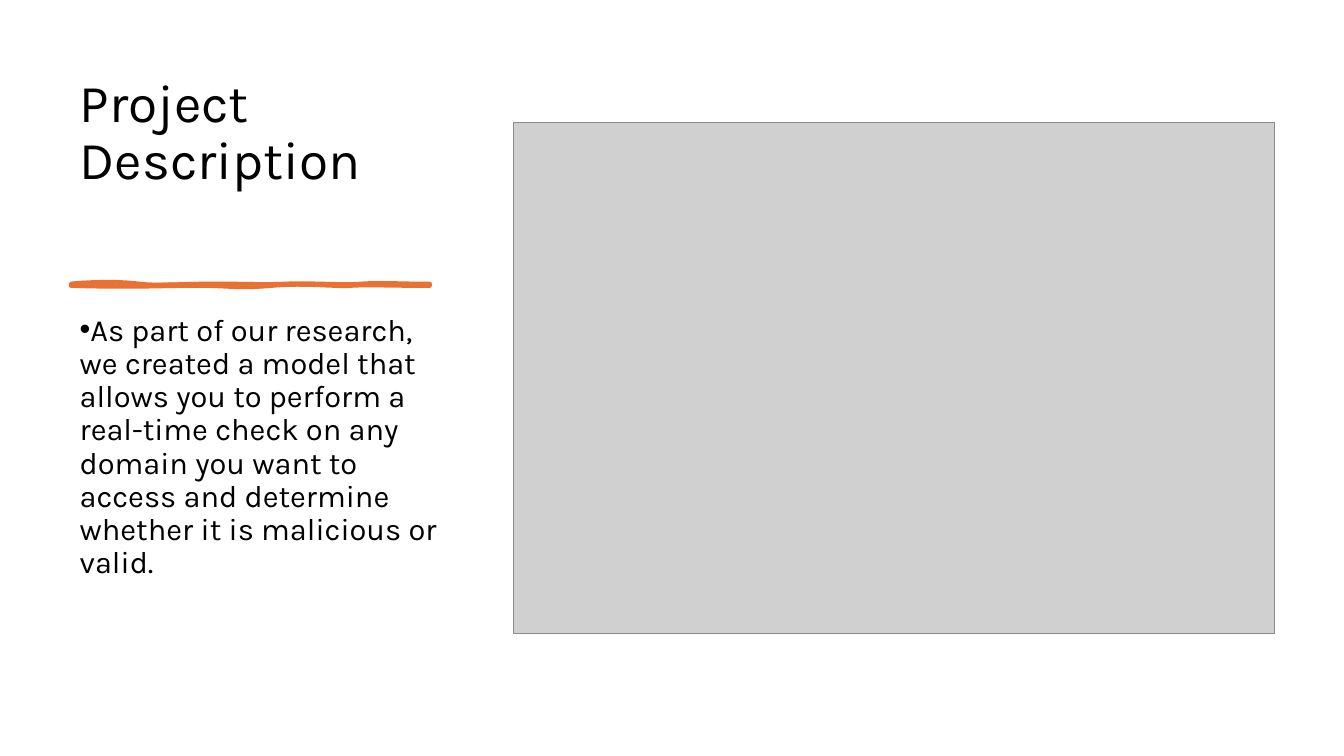
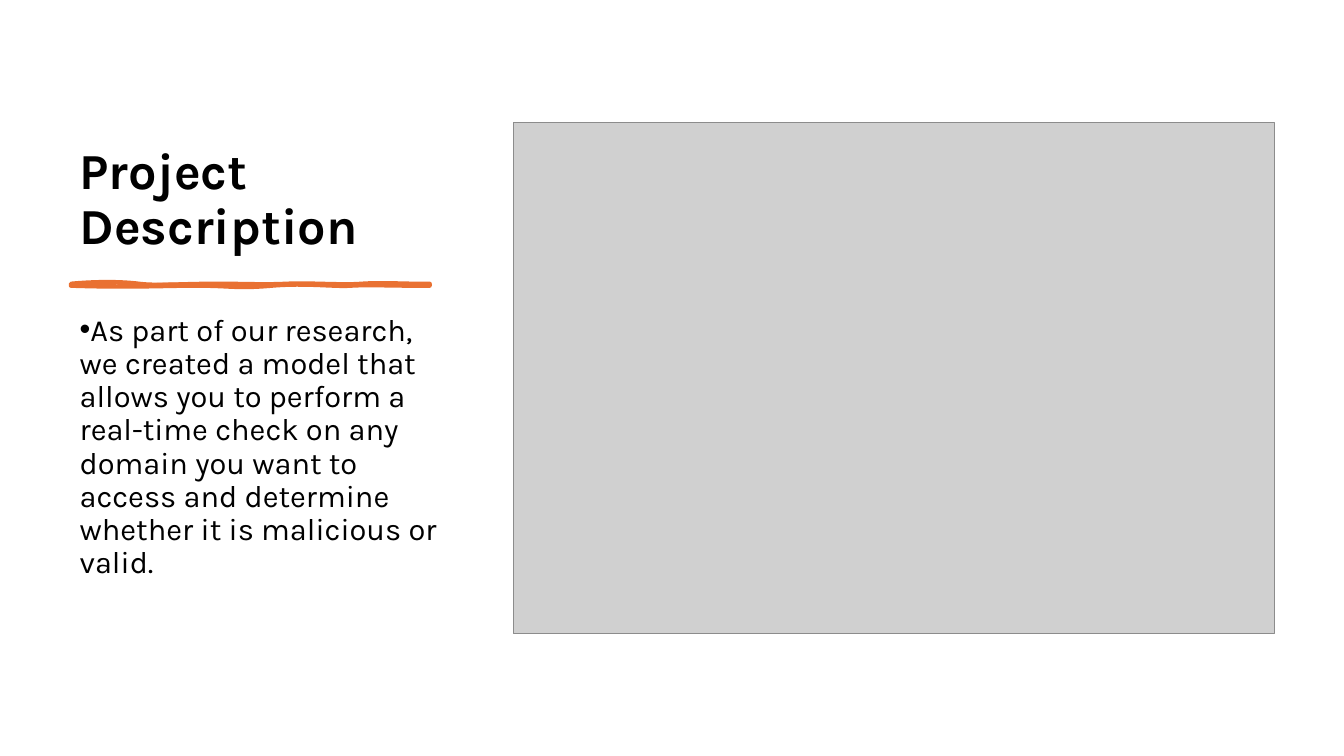
Before and after one commit to AdnanAzem/Malicious-URL-Detection, a slide deck: slide 2 of Malicious-URL-Detection.pptx. Drawn at 1344x756 pixels with LibreOffice and Linux fonts; fonts in the diff are those of the drawing; grey boxes stand for pictures. Boxes give left, top, right and bottom in pixels: in the first picture for what was removed or moved away, otherwise in the second. Text is boxed around its words. In the diff, an @@ line names an element or a change of style, - is before the commit and + after.

```diff
--- a/Malicious-URL-Detection.pptx
+++ b/Malicious-URL-Detection.pptx
@@ title "Project Description": place and size @@
-title "Project Description" at box(80, 85, 361, 192)
+title "Project Description" at box(80, 153, 358, 256)
@@ title "Project Description" at box(80, 153, 358, 256): size 38 to 36 pt, bold on @@
```
Also in this commit, not shown: 19 other slides changed, 10 slides added, 21 other files.
